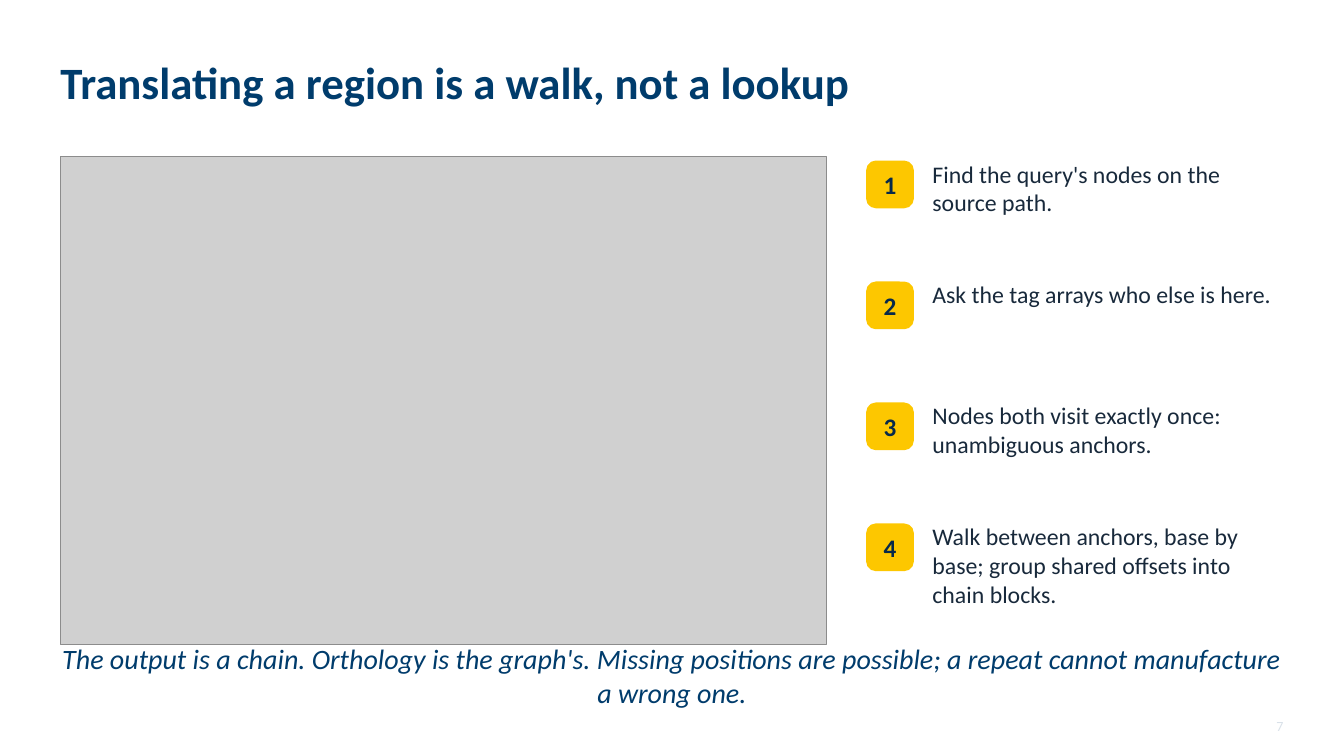
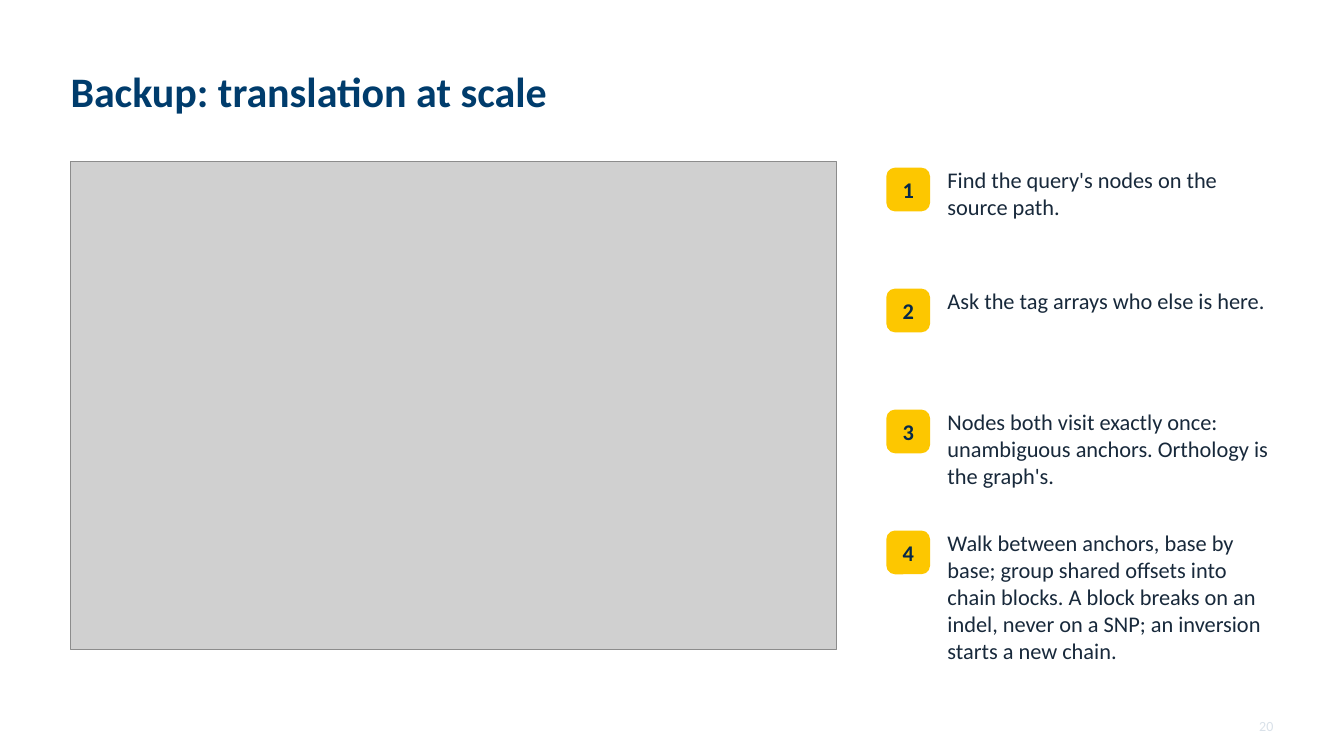
Before and after one commit to parsaeskandar/hprc_2026_poster, a slide deck: slide 20 of talk/HPRC2026_talk.pptx (slide 7 before the commit). Drawn at 1344x756 pixels with LibreOffice and Linux fonts; fonts in the diff are those of the drawing; grey boxes stand for pictures. Boxes give left, top, right and bottom in pixels: in the first picture for what was removed or moved away, otherwise in the second. Text is boxed around its words. In the diff, an @@ line names an element or a change of style, - is before the commit and + after.

Commit message:
Talk v3: challenge-first structure, brief tag-array section from the paper and WABI deck, two screen-recording scenarios with auto-embed, who-this-is-for slide, more minimal theme

```diff
--- a/talk/HPRC2026_talk.pptx
+++ b/talk/HPRC2026_talk.pptx
@@ text removed at (60, 67, 849, 107) @@
-Translating a region is a walk, not a lookup
@@ text added at (71, 77, 547, 114), 30 pt, text #003C6C, bold @@
+Backup: translation at scale
@@ picture: place and size @@
-picture at (60, 156, 827, 644)
+picture at (71, 161, 837, 649)
@@ text "1": place and size @@
-text "1" at (884, 177, 897, 194)
+text "1" at (903, 183, 914, 198)
@@ rounded rectangle: place and size @@
-rounded rectangle at (867, 161, 913, 208)
+rounded rectangle at (887, 168, 930, 211)
@@ text "Find the query's nodes on ...": place and size @@
-text "Find the query's nodes on ..." at (932, 166, 1220, 215)
+text "Find the query's nodes on ..." at (947, 172, 1217, 219)
@@ text "Find the query's nodes on ..." at (947, 172, 1217, 219): size 17 to 16 pt @@
@@ size 18 to 16 pt in 4 elements at (903, 183, 914, 198), (903, 425, 914, 440), (903, 546, 914, 561), (903, 304, 914, 319) @@
@@ text "2": place and size @@
-text "2" at (884, 298, 897, 315)
+text "2" at (903, 304, 914, 319)
@@ proportions changed in 4 elements at (887, 168, 930, 211), (887, 410, 930, 453), (887, 531, 930, 574), (887, 289, 930, 332) @@
@@ rounded rectangle: place and size @@
-rounded rectangle at (867, 282, 913, 329)
+rounded rectangle at (887, 289, 930, 332)
@@ text "Ask the tag arrays who ..." at (947, 293, 1264, 313): size 17 to 16 pt @@
@@ text "Ask the tag arrays who ...": place and size @@
-text "Ask the tag arrays who ..." at (932, 286, 1270, 307)
+text "Ask the tag arrays who ..." at (947, 293, 1264, 313)
@@ text "3": place and size @@
-text "3" at (884, 419, 897, 436)
+text "3" at (903, 425, 914, 440)
@@ rounded rectangle: place and size @@
-rounded rectangle at (867, 403, 913, 450)
+rounded rectangle at (887, 410, 930, 453)
@@ text at (947, 414, 1268, 488): text changed; size 17 to 16 pt @@
-Nodes both visit exactly once: unambiguous anchors.
+Nodes both visit exactly once: unambiguous anchors. Orthology is the graph's.
@@ text "4": place and size @@
-text "4" at (884, 540, 897, 557)
+text "4" at (903, 546, 914, 561)
@@ rounded rectangle: place and size @@
-rounded rectangle at (867, 524, 913, 571)
+rounded rectangle at (887, 531, 930, 574)
@@ text at (947, 535, 1260, 659): text changed; size 17 to 16 pt @@
-Walk between anchors, base by base; group shared offsets into chain blocks.
+Walk between anchors, base by base; group shared offsets into chain blocks. A block breaks on an indel, never on a SNP; an inversion starts a new chain.
@@ text removed at (62, 649, 1280, 708) @@
-The output is a chain. Orthology is the graph's. Missing positions are possible; a repeat cannot manufacture a wrong one.
```
Also in this commit, not shown: 11 other slides changed, 11 slides added, 9 slides removed, 13 other files.
